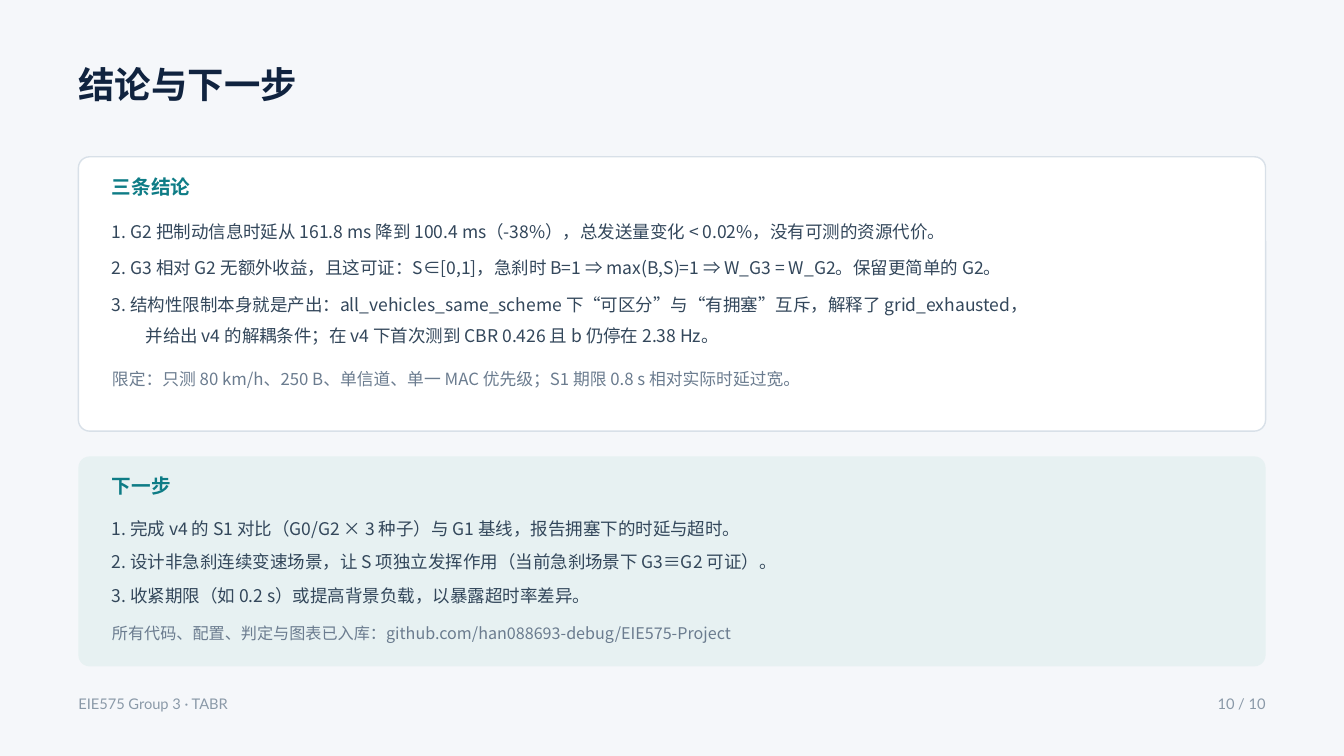
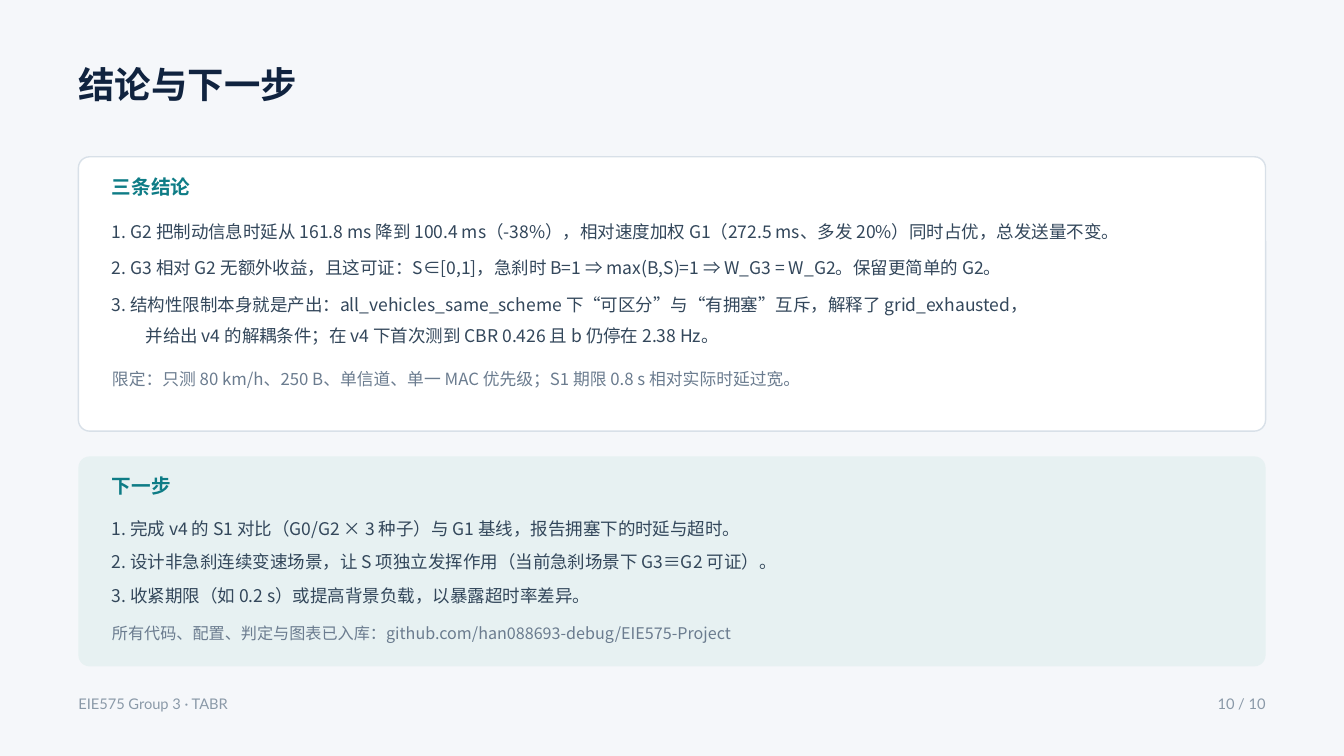
Before and after one commit to han088693-debug/EIE575-Project, a slide deck: slide 10 of TABR_project/docs/deck/EIE575_TABR_deck.pptx. Drawn at 1344x756 pixels with LibreOffice and Linux fonts; fonts in the diff are those of the drawing. Boxes give left, top, right and bottom in pixels: in the first picture for what was removed or moved away, otherwise in the second. Text is boxed around its words. In the diff, an @@ line names an element or a change of style, - is before the commit and + after.

```diff
--- a/TABR_project/docs/deck/EIE575_TABR_deck.pptx
+++ b/TABR_project/docs/deck/EIE575_TABR_deck.pptx
@@ text at [112, 223, 1120, 240]: text changed @@
-1. G2 把制动信息时延从 161.8 ms 降到 100.4 ms（-38%），总发送量变化 < 0.02%，没有可测的资源代价。
+1. G2 把制动信息时延从 161.8 ms 降到 100.4 ms（-38%），相对速度加权 G1（272.5 ms、多发 20%）同时占优，总发送量不变。
```
Also in this commit, not shown: 1 other slide changed, 4 other files.
